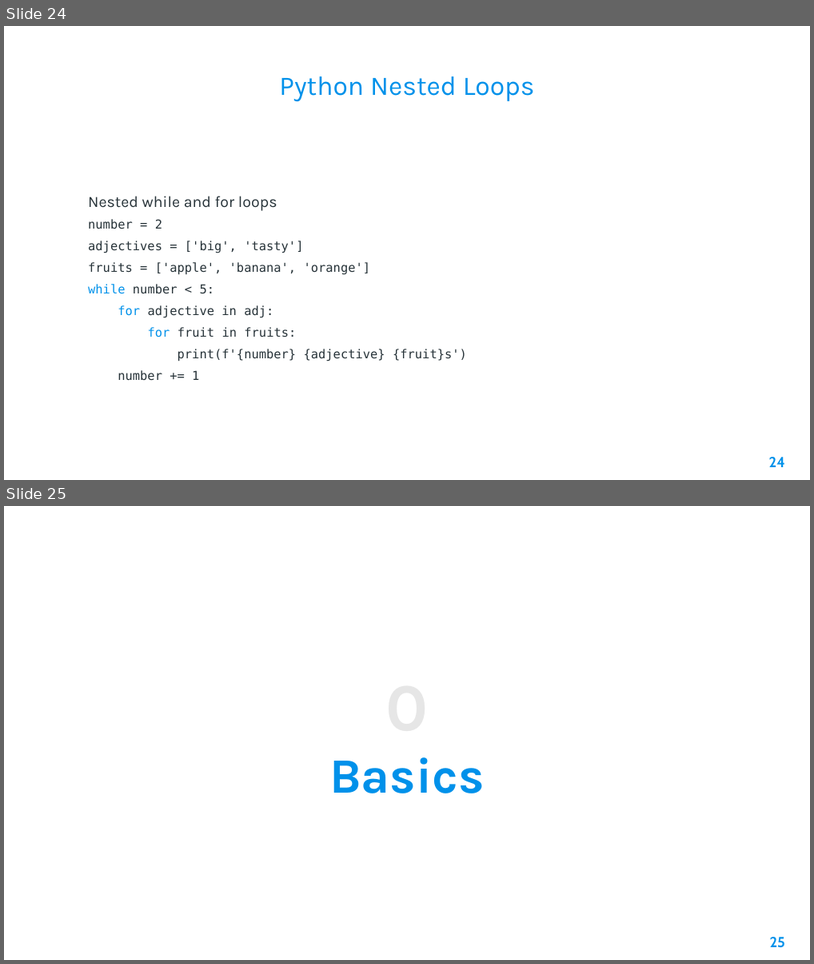
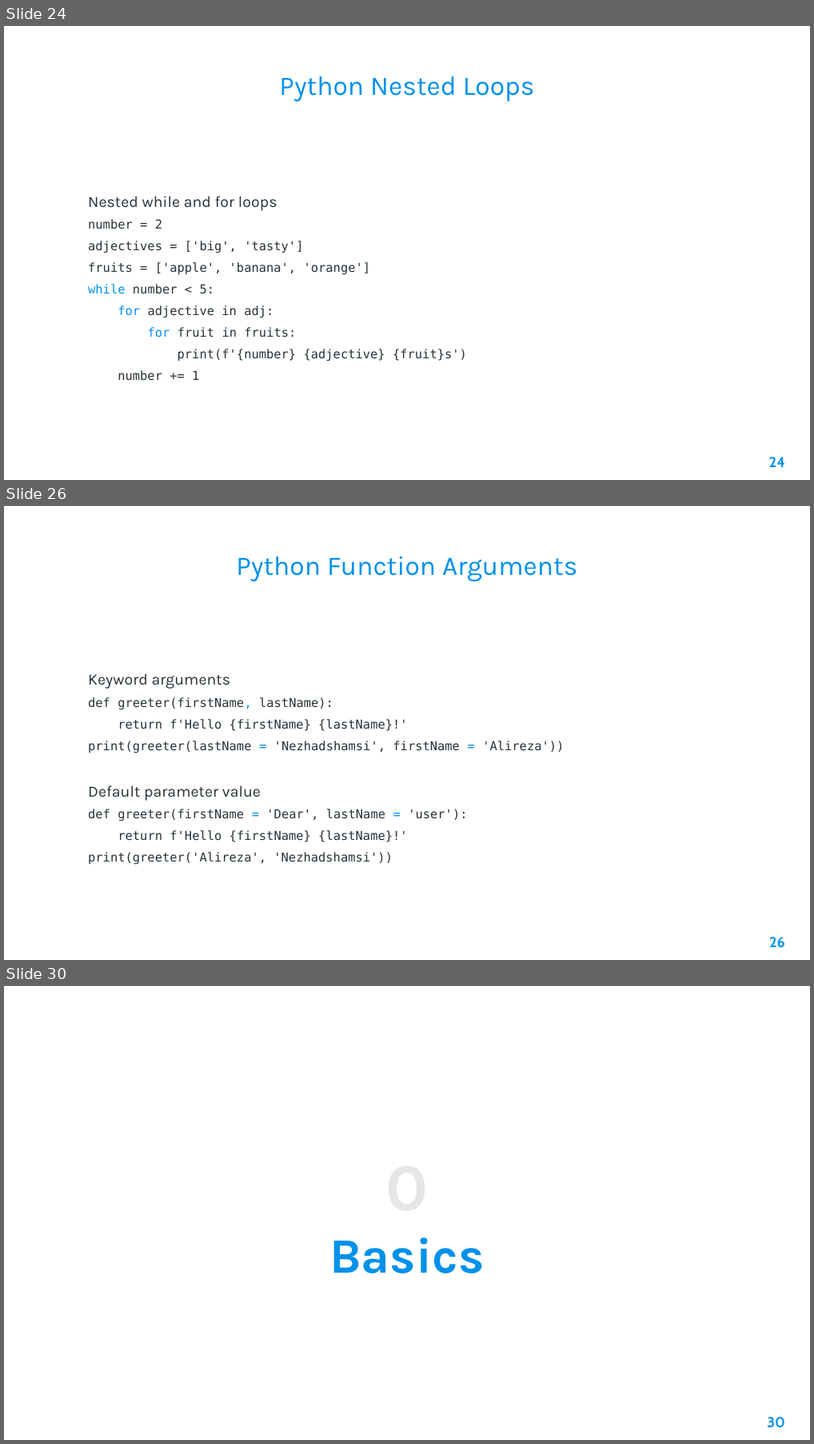
Before and after one commit to AleeRezaa/learn-python, a slide deck: Python.pptx. Shown one above the other, each under a label of ours: slides 24 and 25 before the commit, slides 24, 26 and 30 after it; the slides between them are not shown. The pictures are 814x964 and 814x1444 pixels, drawn with LibreOffice and Linux fonts; fonts in the diff are those of the drawing; background and template pictures are left out. Boxes give left, top, right and bottom in pixels: in the first picture for what was removed or moved away, otherwise in the second. Text is boxed around its words. In the diff, an @@ line names an element or a change of style, - is before the commit and + after.

Commit message:
add functions and lambdas

```diff
--- a/Python.pptx
+++ b/Python.pptx
@@ slide 26 added at (x1=4, y1=506, x2=810, y2=960), background picture (left out) @@
@@ title added at (x1=236, y1=556, x2=578, y2=581), 24 pt, text #0091EA @@
+Python Function Arguments
@@ text added at (x1=88, y1=673, x2=564, y2=864), 11 pt, text #263238 @@
+Keyword arguments
+def greeter(firstName, lastName):
+return f'Hello {firstName} {lastName}!'
+print(greeter(lastName = 'Nezhadshamsi', firstName = 'Alireza'))
+Default parameter value
+def greeter(firstName = 'Dear', lastName = 'user'):
+return f'Hello {firstName} {lastName}!'
+print(greeter('Alireza', 'Nezhadshamsi'))
@@ page number added at (x1=770, y1=936, x2=786, y2=948), 13 pt, text #0091EA, bold @@
+26
@@ what was slide 25 is now slide 30 @@
@@ page number at (x1=767, y1=1416, x2=786, y2=1428): text changed @@
-25
+30
```
Also in this commit, not shown: 1 slide changed, 4 other slides added, 1 other file.
